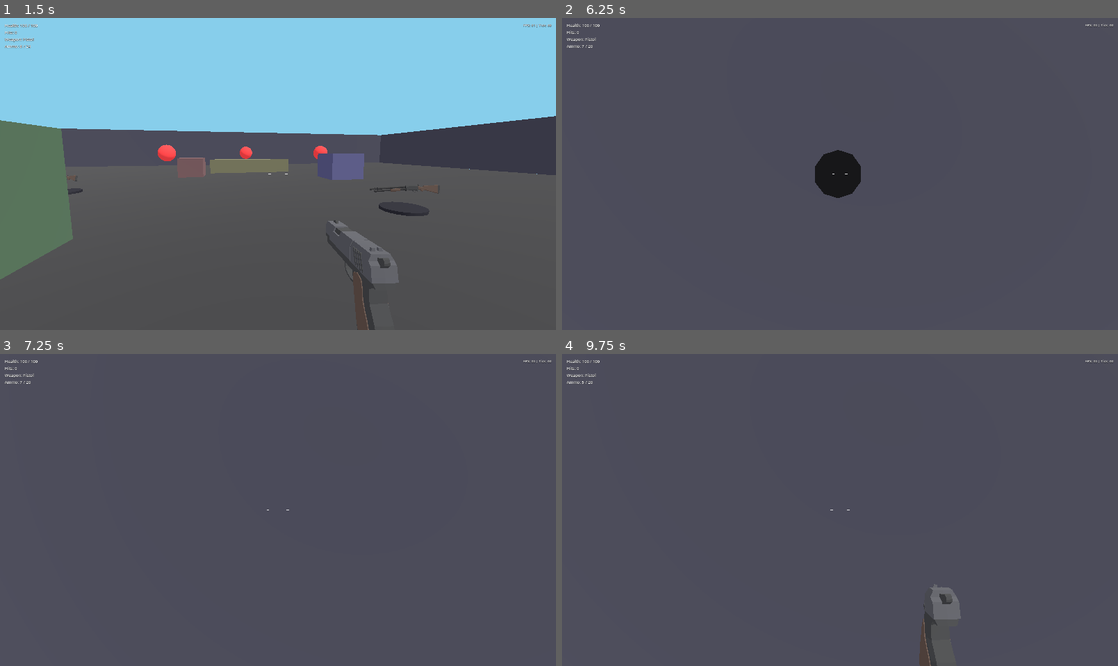
Above: before the commit, frames 1-4 (two rows, left to right).
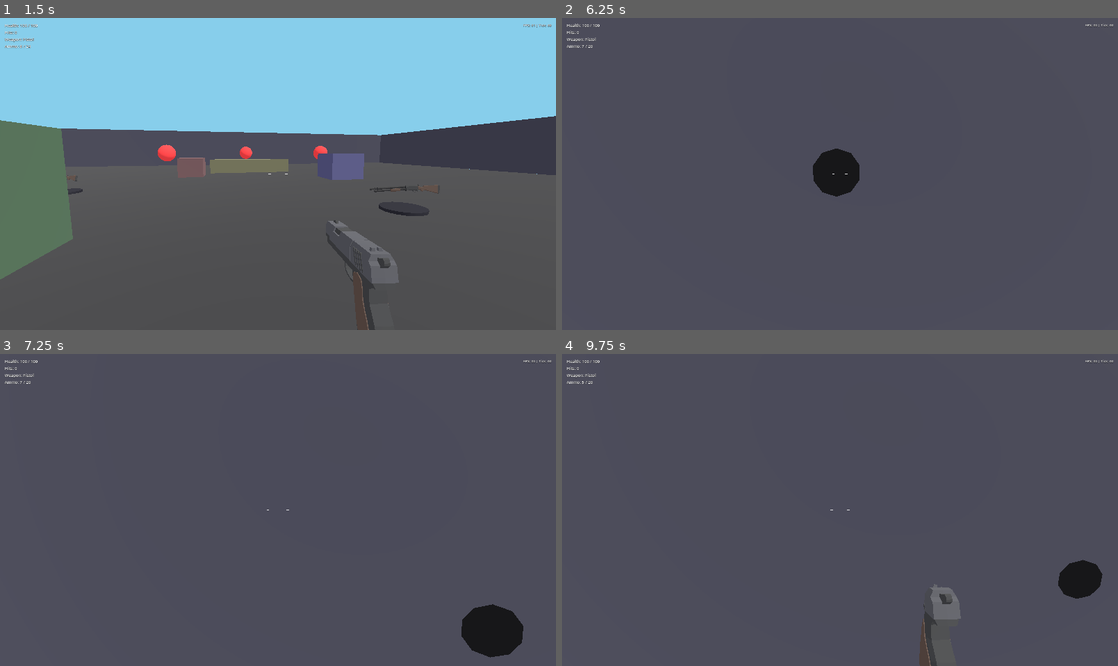
Above: after the commit, the same moments.

Repository: QuisVenator/blitzkampf-godot
Game: Godot game, scene res://scenes/ui/main_menu.tscn
Same seed, same stepped clock (60 frames per second), same inputs: the game is played once before the commit and once after it.
Inputs (mouse positions are in pixels of both pictures, inside the frame that each line leads up to):
- Up to frame 1 (1.5 s): click "Single player" at 0.5 s; move the mouse to (305, 174) at 1.27 s; hold W (move_forward) from 1.28 s (still down); right-click (305, 174) at 1.35 s
- Up to frame 2 (6.25 s): keep holding W (move_forward); tap Space (jump) at 1.52, 2.27, 3.77, 4.52, 5.27 s; click (867, 174) at 1.55 s; move the mouse to (812, 174) at 2.02 s; click (812, 174) at 2.1 s; right-click (812, 174) at 2.3 s; move the mouse to (851, 167) at 2.77 s; right-click (851, 167) at 2.85 s; click (851, 167) at 3.05 s; move the mouse to (834, 180) at 3.52 s; tap Ctrl (crouch) at 3.6 s; right-click (834, 180) at 3.8 s; move the mouse to (878, 177) at 4.27 s; click (878, 177) at 4.35 s; tap R (reload) at 4.9 s; move the mouse to (795, 170) at 5.02 s; tap F (interact) at 5.1 s; right-click (795, 170) at 5.3 s; tap Enter at 5.75 s; move the mouse to (845, 174) at 5.77 s; tap G (interact_alt) at 5.85 s; click (845, 174) at 6.05 s
- Up to frame 3 (7.25 s): tap Space (jump) at 6.5, 6.77 s; move the mouse to (255, 503) at 6.52 s; release W (move_forward) at 6.53 s; hold D (move_right) from 6.53 s (still down); tap Tab (scoreboard) at 6.6 s; right-click (255, 503) at 6.8 s
- Up to frame 4 (9.75 s): move the mouse to (867, 510) at 7.27 s; release D (move_right) at 7.28 s; hold W (move_forward) 7.28-9.53 s; tap Shift (sprint) at 7.35 s; tap Space (jump) at 7.52, 8.27, 8.75 s; click (867, 510) at 7.55 s; tap Enter at 8, 9.5 s; move the mouse to (812, 510) at 8.02 s; right-click (812, 510) at 8.1 s; move the mouse to (851, 503) at 8.77 s; click (851, 503) at 8.85 s; move the mouse to (834, 516) at 9.52 s; hold A (move_left) from 9.53 s (still down); right-click (834, 516) at 9.6 s

Frame 1 is identical in both runs. In frame 2, 0.1% of the frame differs, in the area x 45-54%, y 41-58%; in frame 3, 1.4%, in the area x 83-95%, y 80-98%; in frame 4, 0.7%.

Commit message:
Predict tracer and ammo on the client; seed spread by frame sequence; no rewind across teleports

Diff:
--- a/scripts/net/net.gd
+++ b/scripts/net/net.gd
@@ -15,7 +15,7 @@
 const REJECT_GRACE := 0.2
 
 ## A client is accepted only when this matches the server's (builds must agree).
-var protocol_version := 6
+var protocol_version := 7
 
 var role := Role.OFFLINE
 var address := "127.0.0.1"
--- a/scripts/player/player.gd
+++ b/scripts/player/player.gd
@@ -200,6 +200,8 @@
 
 func teleport(to: Vector3, new_yaw: float) -> void:
 	global_position = to
+	# Nobody saw this body at its old place as being here: shots mustn't rewind across a teleport.
+	_pose_history.clear()
 	velocity = Vector3.ZERO
 	yaw = new_yaw
 	pitch = 0.0
--- a/scripts/weapons/weapon_manager.gd
+++ b/scripts/weapons/weapon_manager.gd
@@ -41,6 +41,8 @@
 ## hitbox) and target (3). The shooter's own body is excluded from the ray.
 const BULLET_MASK := (1 << 0) | (1 << 1) | (1 << 2)
 const PLAYER_LAYER := 1 << 1
+## Owning client: a predicted shot the server hasn't confirmed by now was refused.
+const PENDING_SHOT_TIMEOUT_MS := 1500
 ## Payloads of `_rpc_event`.
 const EVENT_HIT := 0
 const EVENT_PICKED_UP := 1
@@ -124,6 +126,7 @@
 	slot.reserve = new_definition.reserve_ammo if spare < 0 else spare
 	slot.cooldown = 0.0
 	slot.reload_left = 0.0
+	slot.shots = 0
 	_reload_queue.erase(slot_index)
 	_rebuild_viewmodel(slot)
 	_advance_reload_queue()
@@ -217,25 +220,47 @@
 	_tick_slot(SECONDARY, _frame.fire_secondary, delta)
 
 
-## Predicting client: shows aiming, recoil and the shot sound at once instead of
-## waiting a round trip for the server. Only feedback is predicted; ammo, damage,
-## tracers and impacts still come from the server, and the server's aiming and
-## "fired" messages are ignored here (see `_rpc_aiming`, `_rpc_fired`).
+## Predicting client: shows aiming, recoil, the shot sound, the tracer and the
+## ammo count at once instead of waiting a round trip for the server. Damage and
+## hit confirmation still come from the server, and its aiming, "fired", spread
+## and shot messages are ignored here (see `_rpc_aiming`, `_rpc_fired`,
+## `_rpc_spread`, `_rpc_shot`). Predicted shots are subtracted from the magazine
+## until the server's shot count (`_rpc_ammo`) covers them.
 func _predict_feedback(delta: float) -> void:
 	_frame = _player.input.frame()
 	_update_aiming()
+	_update_spread()
 	if not _player.alive:
 		return
 	for slot_index in 2:
 		var slot := _slots[slot_index]
+		_expire_pending_shots(slot_index)
 		if slot.is_empty() or slot.reload_left > 0.0:
 			continue
 		slot.cooldown -= delta
 		var firing := _frame.fire if slot_index == PRIMARY else _frame.fire_secondary
 		if firing and not is_reloading() and slot.cooldown <= COOLDOWN_EPSILON and slot.in_mag > 0:
 			slot.cooldown = slot.definition.fire_cooldown
+			slot.pending_shots.append(Time.get_ticks_msec())
+			slot.in_mag -= 1
+			ammo_changed.emit(slot_index, slot.in_mag, slot.reserve)
+			var shot := _trace(slot, false)
+			_show_shot(slot.definition.id, shot["muzzle"], shot["end"], shot["normal"])
 			_kick_recoil(slot)
 			fired.emit(slot.definition)
+
+
+## A predicted shot the server never counted (it was refused, e.g. a reload had
+## started) stops being subtracted after a while.
+func _expire_pending_shots(slot_index: int) -> void:
+	var slot := _slots[slot_index]
+	var expired := 0
+	while not slot.pending_shots.is_empty() and Time.get_ticks_msec() - slot.pending_shots[0] > PENDING_SHOT_TIMEOUT_MS:
+		slot.pending_shots.pop_front()
+		expired += 1
+	if expired:
+		slot.in_mag += expired
+		ammo_changed.emit(slot_index, slot.in_mag, slot.reserve)
 
 
 func _tick_slot(slot_index: int, firing: bool, delta: float) -> void:
@@ -252,6 +277,7 @@
 	if firing and not is_reloading() and slot.cooldown <= COOLDOWN_EPSILON and slot.in_mag > 0:
 		slot.cooldown = slot.definition.fire_cooldown
 		slot.in_mag -= 1
+		slot.shots += 1
 		ammo_changed.emit(slot_index, slot.in_mag, slot.reserve)
 		_fire(slot)
 
@@ -309,40 +335,50 @@
 
 
 func _fire(slot: WeaponSlot) -> void:
+	var shot := _trace(slot, true)
+	var id := slot.definition.id
+	_show_shot(id, shot["muzzle"], shot["end"], shot["normal"])
+	_rpc_shot.rpc(id, shot["muzzle"], shot["end"], shot["normal"])
+	var hit: Dictionary = shot["hit"]
+	if not hit.is_empty():
+		var collider: Object = hit["collider"]
+		if collider.has_method(&"take_damage"):
+			collider.take_damage(slot.definition.damage, _player)
+			hit_confirmed.emit()
+
+	_last_fired_slot = _slots.find(slot)
+	_kick_recoil(slot)
+	fired.emit(slot.definition)
+
+
+## Where a shot from `slot` goes: its muzzle, end point, surface normal (zero = no
+## hit) and the raw ray hit. The spread roll is seeded by the frame's sequence number
+## and the hand, so the owning client's predicted shot takes exactly the path the
+## server's will. `compensated` is for the server (see `_cast_ray`).
+func _trace(slot: WeaponSlot, compensated: bool) -> Dictionary:
 	var origin := _camera.global_position
-	var direction := _apply_spread(-_camera.global_basis.z, _camera.global_basis, slot.spread_deg)
-	var hit := _cast_ray(origin, direction)
+	var rng := RandomNumberGenerator.new()
+	rng.seed = _frame.sequence * 2 + _slots.find(slot)
+	var direction := _apply_spread(-_camera.global_basis.z, _camera.global_basis, slot.spread_deg, rng)
+	var hit := _cast_ray(origin, direction, compensated)
 
 	var muzzle := origin + direction * MUZZLE_FALLBACK_DISTANCE
 	var muzzle_marker := slot.muzzle_marker()
 	if muzzle_marker:
 		muzzle = muzzle_marker.global_position
-
-	var id := slot.definition.id
 	if hit.is_empty():
-		_show_shot(id, muzzle, origin + direction * MAX_RANGE, Vector3.ZERO)
-		_rpc_shot.rpc(id, muzzle, origin + direction * MAX_RANGE, Vector3.ZERO)
-	else:
-		_show_shot(id, muzzle, hit["position"], hit["normal"])
-		_rpc_shot.rpc(id, muzzle, hit["position"], hit["normal"])
-		var collider: Object = hit["collider"]
-		if collider.has_method(&"take_damage"):
-			collider.take_damage(slot.definition.damage, _player)
-			hit_confirmed.emit()
-
-	_last_fired_slot = _slots.find(slot)
-	_kick_recoil(slot)
-	fired.emit(slot.definition)
+		return {"muzzle": muzzle, "end": origin + direction * MAX_RANGE, "normal": Vector3.ZERO, "hit": hit}
+	return {"muzzle": muzzle, "end": hit["position"], "normal": hit["normal"], "hit": hit}
 
 
 ## The first thing a bullet hits, shaped like `intersect_ray`'s result. For a shooter
 ## on another machine (`view_tick` set) other players are tested at the pose the
 ## shooter saw them in, not where they are now (lag compensation); the world and
 ## targets are static or authoritative, so the physics query still handles them.
-func _cast_ray(origin: Vector3, direction: Vector3) -> Dictionary:
+func _cast_ray(origin: Vector3, direction: Vector3, compensated: bool) -> Dictionary:
 	var query := PhysicsRayQueryParameters3D.create(origin, origin + direction * MAX_RANGE, BULLET_MASK)
 	query.exclude = [_player.get_rid()]
-	if _frame.view_tick <= 0.0:
+	if not compensated or _frame.view_tick <= 0.0:
 		return _player.get_world_3d().direct_space_state.intersect_ray(query)
 
 	query.collision_mask = BULLET_MASK & ~PLAYER_LAYER
@@ -361,14 +397,14 @@
 
 
 ## Random direction inside the shot cone (half-angle `spread_deg`).
-func _apply_spread(forward: Vector3, basis: Basis, spread_deg: float) -> Vector3:
+func _apply_spread(forward: Vector3, basis: Basis, spread_deg: float, rng: RandomNumberGenerator) -> Vector3:
 	if spread_deg <= 0.0:
 		return forward
 	var spread := deg_to_rad(spread_deg)
-	var spin := randf() * TAU
+	var spin := rng.randf() * TAU
 	# sqrt() samples the cone's circular cross-section uniformly instead of
 	# bunching shots toward the centre.
-	var cone := sqrt(randf()) * spread
+	var cone := sqrt(rng.randf()) * spread
 	return (forward * cos(cone) + basis.x * sin(cone) * cos(spin) + basis.y * sin(cone) * sin(spin)).normalized()
 
 
@@ -528,11 +564,11 @@
 		var peer := _remote_owner()
 		if peer:
 			var held := _slots[slot]
-			_rpc_weapon.rpc_id(peer, slot, definition.id if definition else &"", held.in_mag, held.reserve))
+			_rpc_weapon.rpc_id(peer, slot, definition.id if definition else &"", held.in_mag, held.reserve, held.shots))
 	ammo_changed.connect(func(slot: int, in_mag: int, reserve: int) -> void:
 		var peer := _remote_owner()
 		if peer:
-			_rpc_ammo.rpc_id(peer, slot, in_mag, reserve))
+			_rpc_ammo.rpc_id(peer, slot, in_mag, reserve, _slots[slot].shots))
 	reloading_changed.connect(func(slot: int, reloading: bool) -> void:
 		var peer := _remote_owner()
 		if peer:
@@ -576,6 +612,8 @@
 ## and the shot's sound for players other than the shooter.
 @rpc("authority", "call_remote", "unreliable")
 func _rpc_shot(id: StringName, from: Vector3, to: Vector3, normal: Vector3) -> void:
+	if _player.is_local:
+		return  # the owner already saw its own predicted tracer
 	_show_shot(id, from, to, normal)
 
 
@@ -603,16 +641,18 @@
 	var peer := _player.peer_id
 	for slot_index in 2:
 		var slot := _slots[slot_index]
-		_rpc_weapon.rpc_id(peer, slot_index, slot.definition.id if slot.definition else &"", slot.in_mag, slot.reserve)
+		_rpc_weapon.rpc_id(peer, slot_index, slot.definition.id if slot.definition else &"", slot.in_mag, slot.reserve, slot.shots)
 		_rpc_reloading.rpc_id(peer, slot_index, slot.is_reloading())
 	_rpc_aiming.rpc_id(peer, _aiming)
 	_rpc_spread.rpc_id(peer, _crosshair_spread_deg)
 
 
 @rpc("authority", "call_remote", "reliable")
-func _rpc_weapon(slot_index: int, id: StringName, in_mag: int, reserve: int) -> void:
+func _rpc_weapon(slot_index: int, id: StringName, in_mag: int, reserve: int, shots: int) -> void:
 	var slot := _slots[slot_index]
 	slot.definition = WeaponCatalog.get_default().find(id) if id != &"" else null
+	slot.shots = shots
+	slot.pending_shots.clear()
 	slot.in_mag = in_mag
 	slot.reserve = reserve
 	slot.reload_left = 0.0
@@ -624,17 +664,25 @@
 
 
 @rpc("authority", "call_remote", "reliable")
-func _rpc_ammo(slot_index: int, in_mag: int, reserve: int) -> void:
-	var slot := _slots[slot_index]
-	slot.in_mag = in_mag
+func _rpc_ammo(slot_index: int, in_mag: int, reserve: int, shots: int) -> void:
+	var slot := _slots[slot_index]
+	# Shots the server has now counted are no longer "pending".
+	for i in mini(maxi(shots - slot.shots, 0), slot.pending_shots.size()):
+		slot.pending_shots.pop_front()
+	slot.shots = shots
+	slot.in_mag = in_mag - slot.pending_shots.size()
 	slot.reserve = reserve
-	ammo_changed.emit(slot_index, in_mag, reserve)
+	ammo_changed.emit(slot_index, slot.in_mag, reserve)
 
 
 @rpc("authority", "call_remote", "reliable")
 func _rpc_reloading(slot_index: int, reloading: bool) -> void:
 	var slot := _slots[slot_index]
 	slot.reload_left = slot.definition.reload_duration if reloading and slot.definition else 0.0
+	if reloading:
+		slot.in_mag += slot.pending_shots.size()  # shots fired after this are refused
+		slot.pending_shots.clear()
+		ammo_changed.emit(slot_index, slot.in_mag, slot.reserve)
 	reloading_changed.emit(slot_index, reloading)
 
 
@@ -656,6 +704,8 @@
 
 @rpc("authority", "call_remote", "reliable")
 func _rpc_spread(degrees: float) -> void:
+	if _player.is_local:
+		return  # worked out locally (`_predict_feedback`)
 	_crosshair_spread_deg = degrees
 	spread_changed.emit(degrees)
 
--- a/scripts/weapons/weapon_slot.gd
+++ b/scripts/weapons/weapon_slot.gd
@@ -10,6 +10,13 @@
 var cooldown := 0.0
 var reload_left := 0.0
 var spread_deg := -1.0
+## Shots fired since the weapon was equipped. The server counts them and sends the
+## total with every ammo update; the owning client uses it to tell which of its
+## predicted shots the server has already accounted for.
+var shots := 0
+## Owning client: when (ms) it predicted each shot the server hasn't confirmed yet.
+## Each one is subtracted from the displayed magazine until the server catches up.
+var pending_shots: Array[int] = []
 
 ## Node the viewmodel hangs under, and its resting (hip) pose.
 var holder: Node3D
--- /dev/null
+++ b/tools/net_scenarios/ammo.gd
@@ -0,0 +1,46 @@
+extends NetScenario
+## A client with 80 ms of lag each way fires: the magazine and tracer answer at
+## once (prediction), and the count settles on the server's, also after shots
+## the server refuses because a reload had already started.
+
+
+func run_server() -> void:
+	await wait_until(func() -> bool: return players().size() == 1)
+	var weapons := players()[0].get_node("WeaponManager") as WeaponManager
+	await wait_until(func() -> bool: return players().is_empty(), 30.0)
+	check("server ran", true)
+
+
+func run_client() -> void:
+	await wait_until(func() -> bool: return main.local_player != null)
+	var me := main.local_player
+	var weapons := me.get_node("WeaponManager") as WeaponManager
+	await wait_until(func() -> bool: return weapons.primary.definition != null and me._synced)
+	await wait_seconds(0.5)
+	var scripted := script_local_player()
+	var full := weapons.primary.in_mag
+	var tracers := [0]
+	var effects := weapons.get_node("ShotEffects")
+	effects.child_entered_tree.connect(func(_node: Node) -> void: tracers[0] += 1)
+
+	# One shot: ammo and tracer within 3 ticks, far less than the 160 ms round trip.
+	scripted.frame.fire = true
+	await get_tree().physics_frame
+	await get_tree().physics_frame
+	await get_tree().physics_frame
+	scripted.frame.fire = false
+	check("magazine drops at once", weapons.primary.in_mag == full - 1)
+	check("tracer appears at once", tracers[0] > 0)
+	await wait_seconds(0.8)
+	check("count agrees with the server afterwards (%d)" % weapons.primary.in_mag, weapons.primary.in_mag == full - 1)
+
+	# Fire while the reload is starting: whatever the server refuses must not stick.
+	scripted.frame.reload_pressed = true
+	await get_tree().physics_frame
+	await get_tree().physics_frame
+	scripted.frame.reload_pressed = false
+	scripted.frame.fire = true
+	await wait_seconds(0.4)
+	scripted.frame.fire = false
+	await wait_seconds(weapons.primary.definition.reload_duration + 1.0)
+	check("after reload and refused shots the magazine is full again (%d of %d)" % [weapons.primary.in_mag, full], weapons.primary.in_mag == full)
--- a/tools/net_test.gd
+++ b/tools/net_test.gd
@@ -17,6 +17,7 @@
 	["version_mismatch", 1, ["--protocol=999"], ["--server"]],
 	["host", 1, [], ["--host"]],
 	["realinput", 1, [], ["--host"]],
+	["ammo", 1, ["--net-lag=80"], ["--server"]],
 	["lagcomp", 1, ["--net-lag=80"], ["--server"]],
 ]
 const CLIENT_START_DELAY := 1.5
Not shown, added: tools/net_scenarios/ammo.gd.uid
Not shown, changed: AGENTS.md
Not shown, changed: TODO.md
